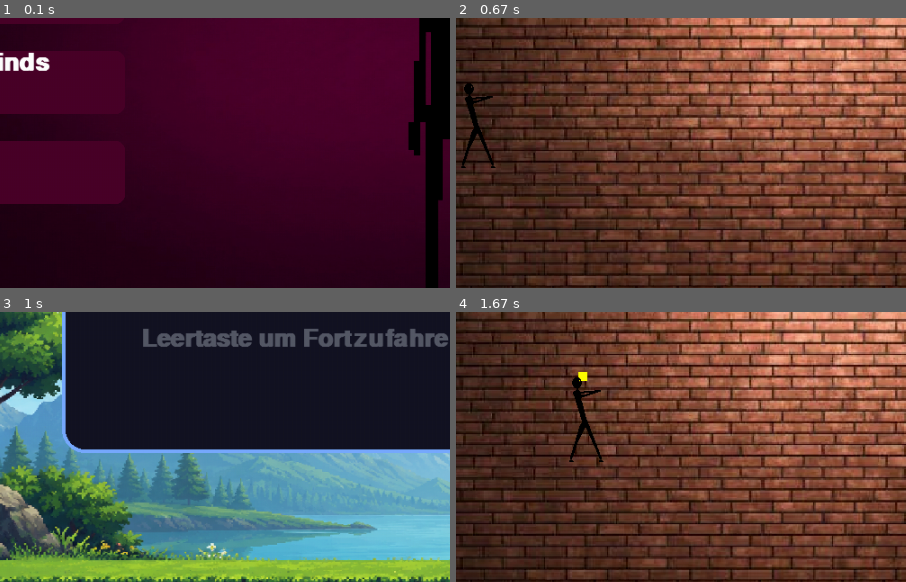
Above: before the commit, frames 1-4 (two rows, left to right).
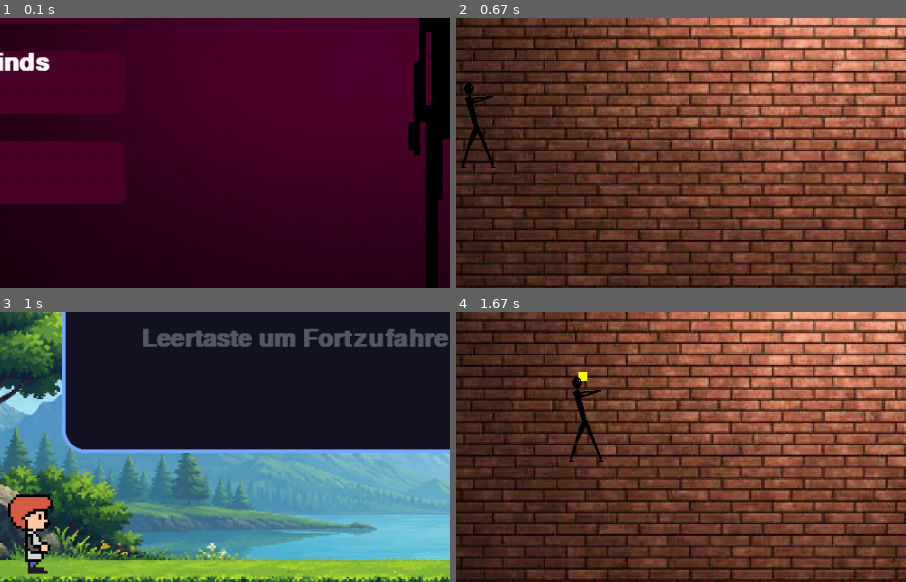
Above: after the commit, the same moments.

Repository: 25-26-1AHIF/pygameproject-1v1_shooter
Game: pygame game, started from main.py
Two runs of this game, one before a commit and one after it. Both use one fixed random seed, a clock stepped at 60 frames per second and the inputs below.
Inputs:
- Up to frame 1 (0.1 s): no input
- Up to frame 2 (0.67 s): click "Start" at 0.38 s
- Up to frame 3 (1 s): tap Space at 0.67 s
- Up to frame 4 (1.67 s): tap Space at 1 s; hold Right from 1.33 s (still down); hold D from 1.33 s (still down); tap E at 1.48 s
The pictures show only the part of the screen within x 8-58%, y 39-89%; the shares and areas given below are measured in that part.

Frames 1-2 are identical in both runs. In frame 3, 1.8% of the frame differs, in the area x 1-12%, y 67-98%; in frame 4, nothing differs.

Commit message:
Files übersichtlicher sortiert + Pausemann hinzugefügt + sprite.py hinzugefügt

Diff:
--- a/GameVariables/Player.py
+++ b/Game/Player.py
@@ -1,6 +1,6 @@
 import pygame
 from GameVariables.GameVariables import GameVariables as GV
-from GameVariables.Rocket import Rocket, Rockets
+from Game.Rocket import Rocket, Rockets
 from GameVariables.GameVariables import Controls
 
 
--- /dev/null
+++ b/Game/pausemann.py
@@ -0,0 +1,56 @@
+import pygame
+from Game.sprite import Sprite
+
+class Pausemann:
+
+    def __init__(self, screen):
+
+        self.screen = screen
+        self.x = 50
+        self.y = 430
+        self.dx = 1
+
+        # ai chatgpt... wie mache ich das sich der skin jedes mal weselt wenn er am rand ankommt?
+        self.direction = 1
+        self.skin = 0
+        self.frame_counter = 0
+        self.sprites = [
+            Sprite("bilder/Pausemann.png", 4, pygame.Rect(0, 0, 100, 100), 8),
+            Sprite("bilder/Pausemannrückwärts.png", 4, pygame.Rect(0, 0, 100, 100), 8)
+        ]
+        for i in self.sprites:
+            i.load_spritesheet()
+        self.sprite = self.sprites[self.skin]
+        self.sprite.load_spritesheet()
+
+    # ai chatgpt... wie mache ich das sich der skin jedes mal weselt wenn er am rand ankommt?
+    def skin_switch(self):
+
+        self.skin += 1
+        if self.skin > 1:
+            self.skin = 0
+
+        if self.skin == 0:
+            self.sprite = Sprite("bilder/Pausemann.png", 4, pygame.Rect(0, 0, 100, 100), 8)
+
+        if self.skin == 1:
+            self.sprite = Sprite("bilder/Pausemannrückwärts.png", 4, pygame.Rect(0, 0, 100, 100), 8)
+
+    def move(self):
+
+        self.x += self.dx * self.direction
+
+        if self.x < -20:
+            self.direction = 1
+            self.skin_switch()
+
+        if self.x > 900:
+            self.direction = -1
+            self.skin_switch()
+
+    def update_and_draw(self):
+        # ai chatgpt... wie mache ich das sich der skin jedes mal weselt wenn er am rand ankommt?
+        self.sprite.load_spritesheet()
+        self.sprite.draw(self.screen, self.x, self.y, self.frame_counter)
+        self.move()
+        self.frame_counter += 1
--- /dev/null
+++ b/Game/sprite.py
@@ -0,0 +1,25 @@
+import pygame
+
+class Sprite:
+    def __init__(self, filepath: str, image_count:int, image_rect: pygame.Rect, animation_speed:int):
+        self.filepath = filepath
+        self.image_count = image_count
+        self.image_rect = image_rect
+        self.images: list[pygame.Surface] = []
+        self.animation_speed = animation_speed
+
+
+
+    def load_spritesheet(self):
+        sprite_sheet = pygame.image.load(self.filepath).convert_alpha()
+
+        for image_index in range(self.image_count):
+            image_surface = pygame.Surface(self.image_rect.size,pygame.SRCALPHA).convert_alpha() #pygame.SRCALPHA--  ki chatgpt wie bringe ich den schwarzen kasten weg
+            image_surface.blit(sprite_sheet, dest=(0,0), area=pygame.Rect(image_index * self.image_rect.width,
+                                                                          self.image_rect.y,
+                                                                          self.image_rect.width,
+                                                                          self.image_rect.height))
+            self.images.append(image_surface)
+
+    def draw(self, screen: pygame.Surface, xpos:float, ypos: float, frame_counter):
+        screen.blit(self.images[frame_counter// self.animation_speed % self.image_count], dest = (xpos, ypos))
--- a/main.py
+++ b/main.py
@@ -3,8 +3,9 @@
 
 from GameVariables.GameVariables import GameVariables as gv
 from GameVariables.GameVariables import GameScreens as gs
-from GameVariables.Player import Player1, Player2
+from Game.Player import Player1, Player2
 from GameVariables.GameVariables import Controls
+from Game.pausemann import Pausemann
 
 
 def menue_screen(screen: pygame.Surface, clock: pygame.time.Clock):
@@ -125,6 +126,8 @@
     pause_text = gv.FONT_BIG.render(" GAME PAUSIERT ", True, "white")
     leer_text = gv.FONT_MIDDLE.render(" Leertaste um Fortzufahren ", True,  gv.hellgrau_farbe)
 
+    pausemann = Pausemann(screen)
+
     running = True
     while running:
         for event in pygame.event.get():
@@ -138,6 +141,7 @@
                     if event.key == pygame.K_ESCAPE:
                         return gs.MENUE
         screen.blit(Pausescreen_bild, (0,0))
+        pausemann.update_and_draw()
 
         pause_box = pygame.Rect(150, 140, 700, 250)
 
Binary file added: Bilder/Pausemann.png
Binary file added: Bilder/Pausemannrückwärts.png
Renamed: GameVariables/Rocket.py -> Game/Rocket.py
Empty file added: Game/__init__.py
